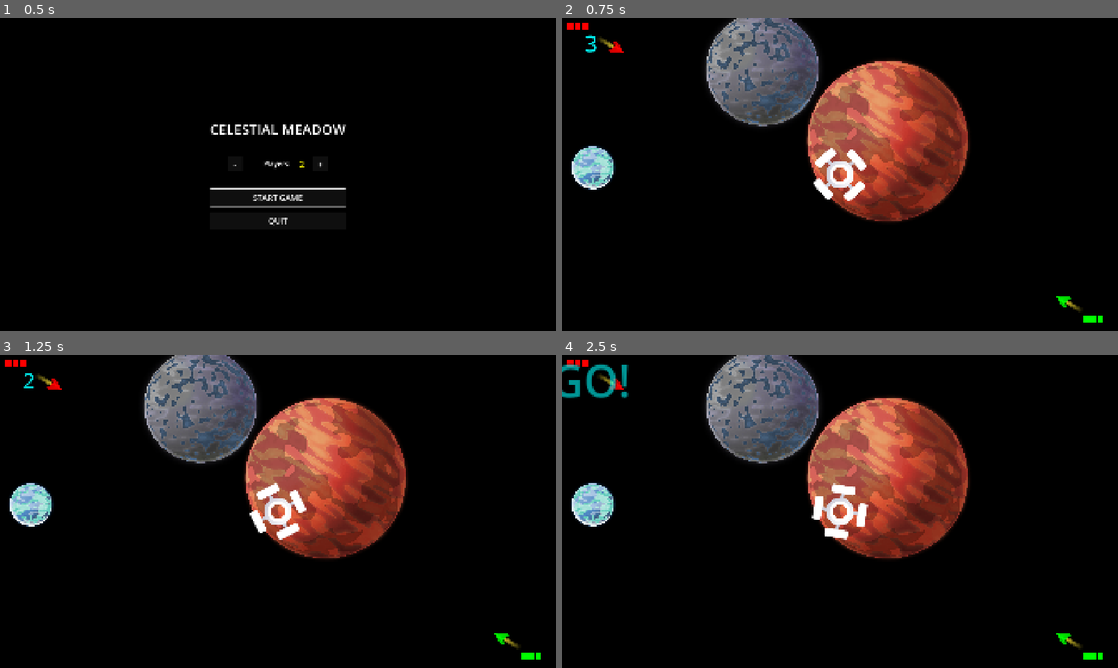
Above: before the commit, frames 1-4 (two rows, left to right).
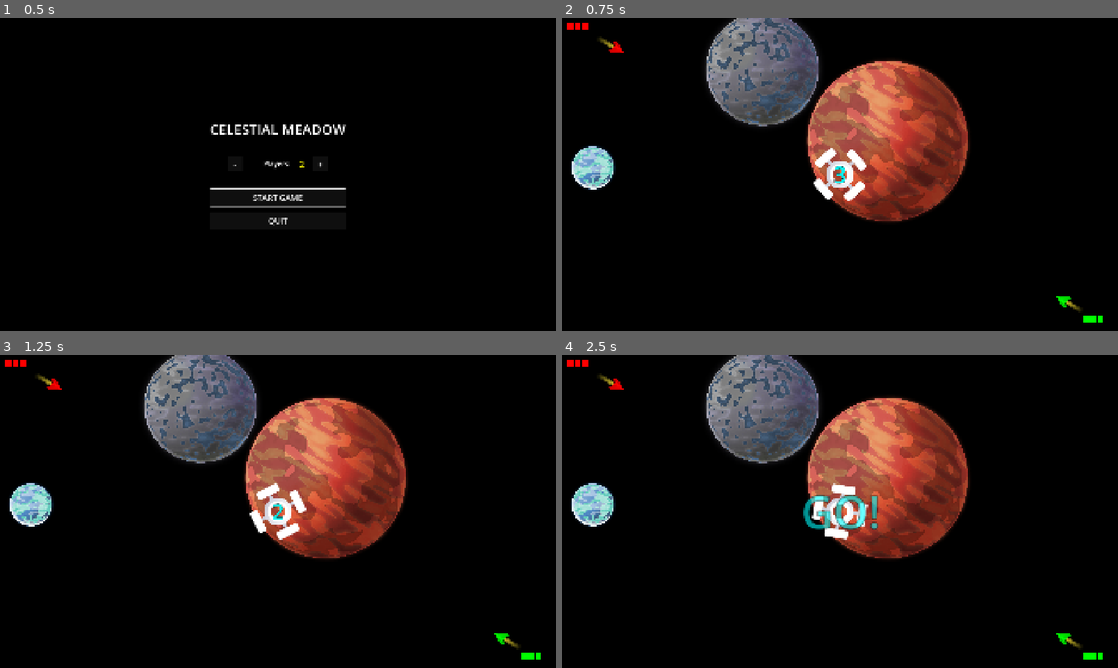
Above: after the commit, the same moments.

Repository: Teeohbee/CelestialMeadow
Game: Godot game, scene res://menu.tscn
Two runs of this game, one before a commit and one after it. Both use one fixed random seed, a clock stepped at 60 frames per second and the inputs below.
Inputs:
- Up to frame 1 (0.5 s): no input
- Up to frame 2 (0.75 s): click "START GAME" at 0.5 s
- Up to frame 3 (1.25 s): no input
- Up to frame 4 (2.5 s): no input

Frame 1 is identical in both runs. In frame 2, 0.1% of the frame differs, in the area x 4-52%, y 5-54%; in frame 3, 0.1%; in frame 4, 1.4%, in the area x 0-57%, y 2-56%.

Commit message:
Fix countdown position to stay centered on screen
- Removed position reset that was moving label to top-left
- Label now stays at center anchor point (0.5, 0.5)
- Pivot offset still set for proper scale animation

Diff:
--- a/countdown.gd
+++ b/countdown.gd
@@ -22,8 +22,7 @@
 	else:
 		countdown_label.text = "GO!"
 
-	# Reset position to center
-	countdown_label.position = Vector2.ZERO
+	# Set pivot to center of label for proper scaling
 	countdown_label.pivot_offset = countdown_label.size / 2
 
 	# Animate: start small and grow (coming towards you)
